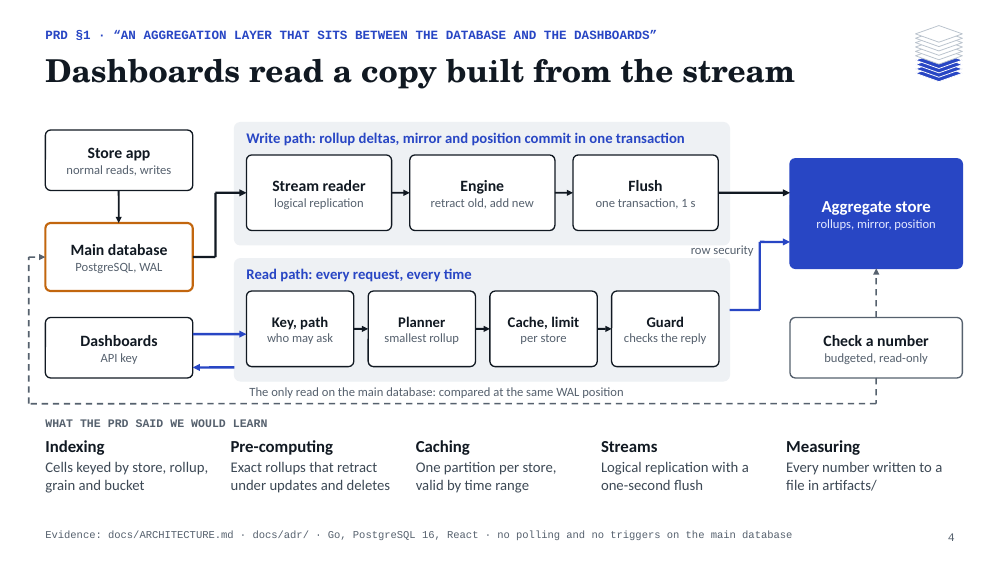
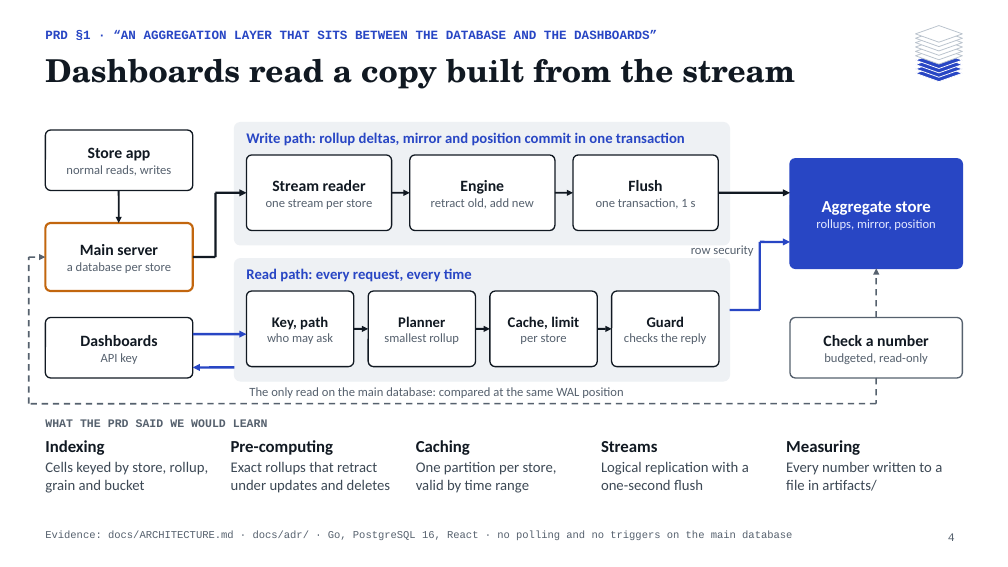
Before and after one commit to WarHawkADI/cuboid, a slide deck: slide 4 of docs/Cuboid_Final_Deck.pptx. Drawn at 1008x567 pixels with LibreOffice and Linux fonts; fonts in the diff are those of the drawing. Boxes give left, top, right and bottom in pixels: in the first picture for what was removed or moved away, otherwise in the second. Text is boxed around its words. In the diff, an @@ line names an element or a change of style, - is before the commit and + after.

```diff
--- a/docs/Cuboid_Final_Deck.pptx
+++ b/docs/Cuboid_Final_Deck.pptx
@@ text at (266, 199, 372, 209): text changed @@
-logical replication
+one stream per store
@@ text at (67, 244, 171, 273): text changed @@
-Main database
-PostgreSQL, WAL
+Main server
+a database per store
```
Also in this commit, not shown: 7 other slides changed, 1 other file.
